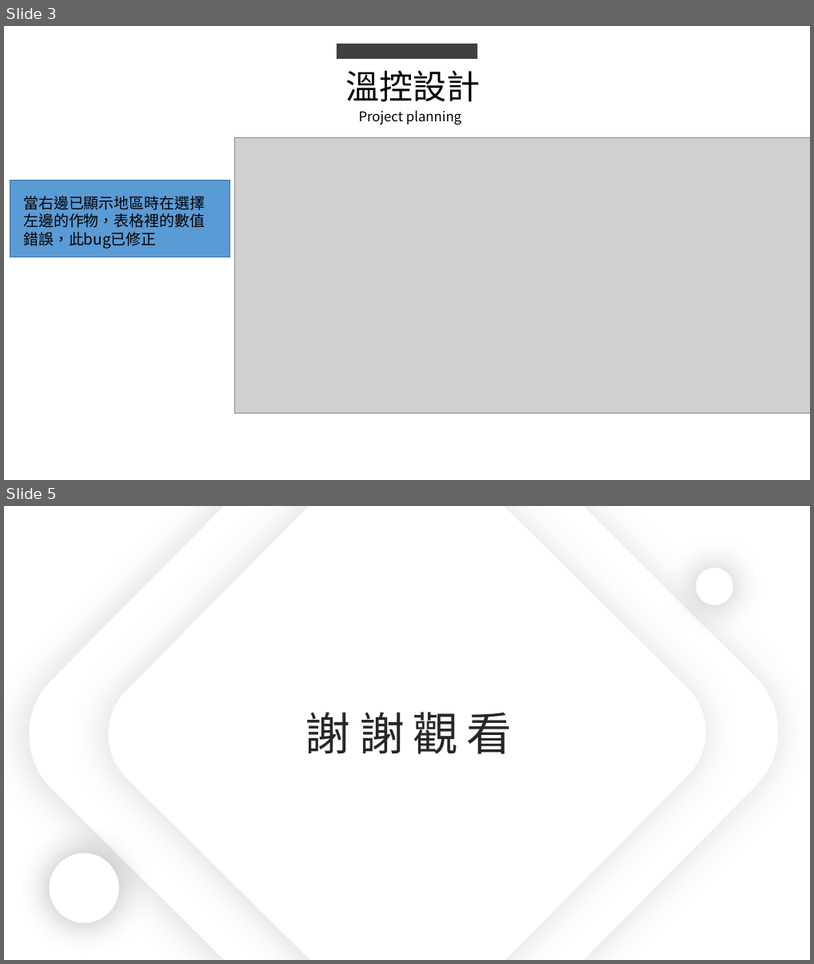
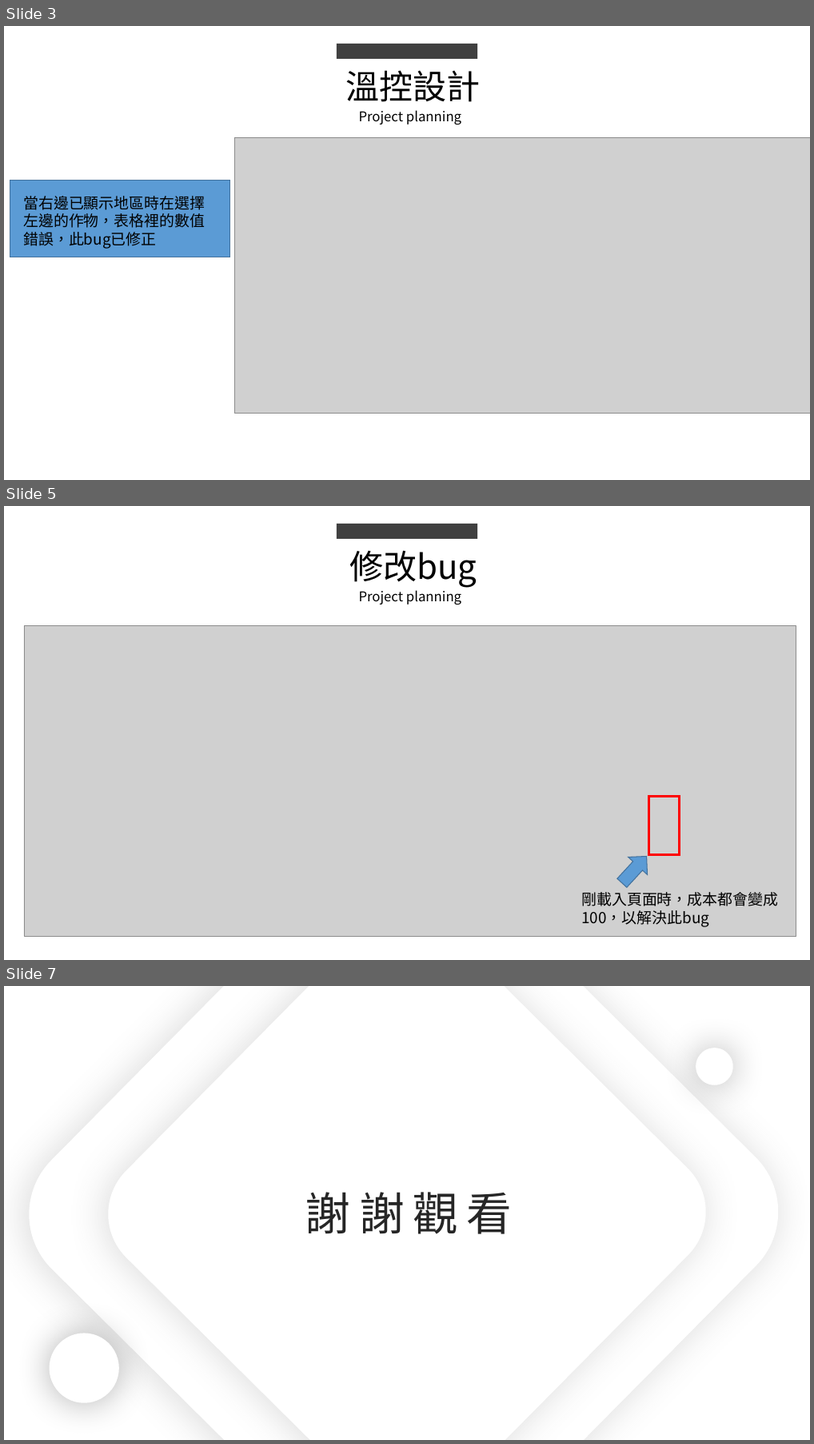
Before and after one commit to king637324/KnowledgeGreenhouseSystem, a slide deck: 工作日報_葉柏漢/2021.09/2021.09.07(加班)~2021.09.08工作日報_葉柏漢.pptx. Shown one above the other, each under a label of ours: slides 3 and 5 before the commit, slides 3, 5 and 7 after it; the slides between them are not shown. The pictures are 814x964 and 814x1444 pixels, drawn with LibreOffice and Linux fonts; fonts in the diff are those of the drawing; grey boxes stand for pictures. Boxes give left, top, right and bottom in pixels: in the first picture for what was removed or moved away, otherwise in the second. Text is boxed around its words. In the diff, an @@ line names an element or a change of style, - is before the commit and + after.

```diff
--- a/工作日報_葉柏漢/2021.09/2021.09.07(加班)~2021.09.08工作日報_葉柏漢.pptx
+++ b/工作日報_葉柏漢/2021.09/2021.09.07(加班)~2021.09.08工作日報_葉柏漢.pptx
@@ slide 5 added at <box>4,506,810,960</box>, background #FFFFFF @@
@@ rectangle added at <box>337,524,478,539</box>, fill #404040 @@
@@ text added at <box>350,550,477,588</box>, 40 pt, text #000000 @@
+修改bug
@@ text added at <box>359,590,462,604</box>, 16 pt, text #000000 @@
+Project planning
@@ picture added at <box>24,626,797,936</box> @@
@@ rectangle added at <box>649,796,679,855</box>, outline #FF0000 3 pt @@
@@ right arrow added at <box>613,847,657,892</box>, fill #5B9BD5, outline #43739E 1 pt @@
@@ text added at <box>582,892,778,927</box>, 18 pt, text #000000 @@
+剛載入頁面時，成本都會變成100，以解決此bug
@@ what was slide 5 is now slide 7 @@
```
Also in this commit, not shown: 2 slides changed, 1 other slide added, 3 other files.
